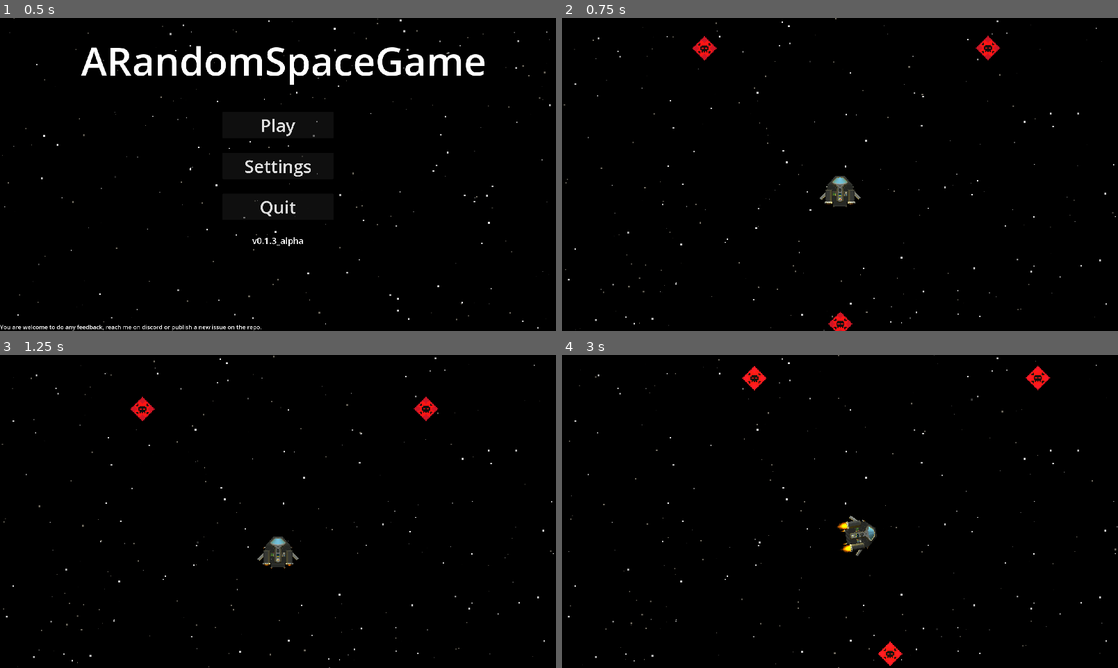
Above: before the commit, frames 1-4 (two rows, left to right).
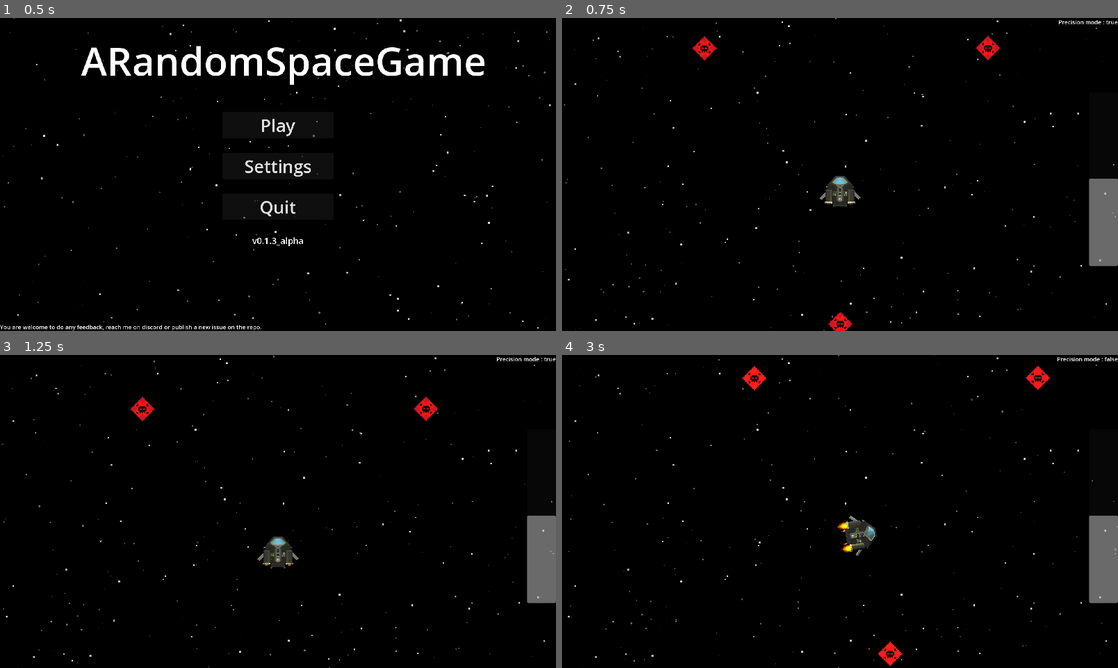
Above: after the commit, the same moments.

Repository: creusator/A_Random_Space_Game
Game: Godot game, scene res://UI/Menus/MainMenu/MainMenu.tscn
Two runs of this game, one before a commit and one after it. Both use one fixed random seed, a clock stepped at 60 frames per second and the inputs below.
Inputs (mouse positions are in pixels of both pictures, inside the frame that each line leads up to):
- Up to frame 1 (0.5 s): no input
- Up to frame 2 (0.75 s): click "Play" at 0.5 s
- Up to frame 3 (1.25 s): no input
- Up to frame 4 (3 s): move the mouse to (962, 495) at 1.27 s; hold D (rotate_right) 1.28-2.03 s; hold Right mouse button (aim_to_target_hold) 1.28-2.03 s; move the mouse to (728, 527) at 2.02 s; hold S (thrust_down) 2.03-2.78 s; right-click (728, 527) at 2.1 s; move the mouse to (895, 442) at 2.77 s; hold D (rotate_right) from 2.78 s (still down); hold Right mouse button (aim_to_target_hold) from 2.78 s (still down); tap P (enable_precision_mode_toggle) at 2.85 s

Frame 1 is identical in both runs. In frame 2, 1.5% of the frame differs, in the area x 89-100%, y 0-80%; in frame 3, 1.5%; in frame 4, 1.6%.

Commit message:
Player UI - Throttle and precision mode
- Added throttle indicator
- Added precision mode indicator

Diff:
--- a/Components/InputComponent2D.gd
+++ b/Components/InputComponent2D.gd
@@ -6,7 +6,7 @@
 var rotation_direction: float
 var throttle: float = 0.0
 var throttle_speed: float = 0.5
-var throttle_deadzone: float = 0.1
+var throttle_deadzone: float = 0.05
 var precision_mode: bool = true
 var aim_to_target:bool = false
 var _toggle_state: bool = true
@@ -50,3 +50,6 @@
 
 func reset_throttle():
 	throttle = 0.0
+
+func get_throttle_state() -> float:
+	return throttle
--- a/Components/MotionComponent2D.gd
+++ b/Components/MotionComponent2D.gd
@@ -44,14 +44,14 @@
 	var velocity_error = target_velocity - velocity
 	var thrust_force = Vector2.ZERO
 
-	if velocity_error.length() > 0.1:
+	if velocity_error.length() > 0.05:
 		thrust_force = velocity_error.normalized() * main_thrust_power
 
 	var force_total = thrust_force * PIXEL_PER_METER
 	var acceleration = force_total / mass
 	var applied_velocity = velocity + acceleration * delta
 
-	if velocity_error.length() < 3.5 and thrust_input.length() < 0.1:
+	if velocity_error.length() < 3.5 and thrust_input.length() < 0.05:
 		applied_velocity = Vector2.ZERO
 	elif applied_velocity.length() > max_local_speed:
 		applied_velocity = applied_velocity.normalized() * max_local_speed
@@ -62,14 +62,14 @@
 	var thrust_force: Vector2 = calculate_thrust(thrust_vector)
 	var dampening_force: Vector2 = Vector2.ZERO
 
-	if thrust_vector.length() < 0.1 and inertial_dampener_efficiency >= 0.0:
+	if thrust_vector.length() < 0.05 and inertial_dampener_efficiency >= 0.0:
 		dampening_force = calculate_dampening(velocity)
 
 	var force_total: Vector2 = (thrust_force + dampening_force) * PIXEL_PER_METER
 	var acceleration: Vector2 = force_total / mass
 	var applied_velocity: Vector2 = velocity + acceleration * delta
 
-	if thrust_vector.length() < 0.1 and applied_velocity.length() < 3.5:
+	if thrust_vector.length() < 0.05 and applied_velocity.length() < 3.5:
 		applied_velocity = Vector2.ZERO
 	elif applied_velocity.length() > max_local_speed:
 		applied_velocity = applied_velocity.normalized() * max_local_speed
@@ -82,7 +82,7 @@
 	return Vector2.ZERO
 
 func calculate_dampening(velocity: Vector2) -> Vector2:
-	if inertial_dampener_efficiency <= 0.0 or velocity.length() < 0.1:
+	if inertial_dampener_efficiency <= 0.0 or velocity.length() < 0.05:
 		return Vector2.ZERO
 	var dampening_force = -velocity.normalized() * main_thrust_power * inertial_dampener_efficiency
 	return dampening_force
@@ -124,7 +124,7 @@
 	var torque = 0.0
 	if abs(angle_to_target) <= stopping_distance:
 		torque = -sign(angular_velocity_rad) * side_thrust_power
-	elif sign(angular_velocity_rad) != target_direction and abs(angular_velocity_rad) > 0.1:
+	elif sign(angular_velocity_rad) != target_direction and abs(angular_velocity_rad) > 0.05:
 		torque = -sign(angular_velocity_rad) * side_thrust_power
 	else:
 		torque = target_direction * side_thrust_power
@@ -133,7 +133,7 @@
 	angular_velocity_rad += angular_acceleration * delta
 	angular_velocity_rad = clamp(angular_velocity_rad, -max_rotation_speed, max_rotation_speed)
 
-	if abs(angle_to_target) < 0.05 and abs(angular_velocity_rad) < 0.1:
+	if abs(angle_to_target) < 0.05 and abs(angular_velocity_rad) < 0.05:
 		angular_velocity_rad = 0.0
 	rotation += angular_velocity_rad * delta
 	return rotation
--- a/Entities/Ships/Template/Ship.gd
+++ b/Entities/Ships/Template/Ship.gd
@@ -18,6 +18,7 @@
 @onready var structural_components: StructuralComponentManager = $StructuralComponentManager
 @onready var internal_components: InternalComponentManager = $InternalComponentManager
 @onready var motion_component_2d: MotionComponent2D = $MotionComponent2D
+@onready var input_component_2d: InputComponent2D = $InputComponent2D
 
 func _ready() -> void:
 	update_ship_data()
@@ -64,6 +65,12 @@
 func get_power_state() -> bool:
 	return is_powered
 
+func get_throttle_state() -> float:
+	return input_component_2d.get_throttle_state()
+
+func get_precision_state() -> bool:
+	return input_component_2d.precision_mode
+
 func _on_chassis_destroyed() -> void:
 	self.queue_free()
 
--- a/Game.tscn
+++ b/Game.tscn
@@ -1,10 +1,11 @@
-[gd_scene load_steps=6 format=3 uid="uid://bl2wfrt4wupur"]
+[gd_scene load_steps=7 format=3 uid="uid://bl2wfrt4wupur"]
 
 [ext_resource type="PackedScene" uid="uid://do78wutwh6no7" path="res://Backgrounds/Space/BackgroundSpace.tscn" id="1_sb48q"]
 [ext_resource type="PackedScene" uid="uid://d0lyfduv8cm45" path="res://Entities/Ships/NorikerMKI/NorikerMKI.tscn" id="1_u44n3"]
 [ext_resource type="Script" uid="uid://dq3r12sc157up" path="res://UI/Camera/Camera.gd" id="4_sb48q"]
 [ext_resource type="PackedScene" uid="uid://bq1j8bbq5k0n1" path="res://Entities/zDevObjects/Killbox.tscn" id="4_t88pq"]
 [ext_resource type="PackedScene" uid="uid://bs4dsk2ecagfa" path="res://UI/Menus/PauseMenu/PauseMenu.tscn" id="5_t88pq"]
+[ext_resource type="PackedScene" uid="uid://ddxmqkgb5ttm8" path="res://UI/HUD/hud_ship.tscn" id="6_r0x5m"]
 
 [node name="Main" type="Node2D"]
 
@@ -47,4 +48,7 @@
 [node name="UI" type="CanvasLayer" parent="."]
 layer = 50
 
+[node name="HUD_Ship" parent="UI" node_paths=PackedStringArray("ship") instance=ExtResource("6_r0x5m")]
+ship = NodePath("../../NorikerMKI")
+
 [node name="PauseMenu" parent="UI" instance=ExtResource("5_t88pq")]
--- /dev/null
+++ b/UI/HUD/ThrottleUI.gd
@@ -0,0 +1,4 @@
+extends ProgressBar
+
+func update(ship_throttle_value:float) -> void:
+	set_value_no_signal(ship_throttle_value * 100)
--- /dev/null
+++ b/UI/HUD/hud_ship.gd
@@ -0,0 +1,16 @@
+extends Control
+
+@export var ship:Ship
+@onready var throttle: ProgressBar = $VBoxContainer/Throttle
+@onready var precision_mode: Label = $VBoxContainer/PrecisionMode
+
+var ship_throttle_value:float = 0.0
+
+func _ready() -> void:
+	ship_throttle_value = 0
+
+
+func _process(_delta: float) -> void:
+	ship_throttle_value = ship.get_throttle_state()
+	throttle.update(ship_throttle_value)
+	precision_mode.text = ("Precision mode : " + str(ship.get_precision_state()))
--- /dev/null
+++ b/UI/HUD/hud_ship.tscn
@@ -0,0 +1,38 @@
+[gd_scene load_steps=3 format=3 uid="uid://ddxmqkgb5ttm8"]
+
+[ext_resource type="Script" uid="uid://c3kkgr8wgfw2w" path="res://UI/HUD/hud_ship.gd" id="1_6bjsg"]
+[ext_resource type="Script" uid="uid://ba3dwio5dpory" path="res://UI/HUD/ThrottleUI.gd" id="2_qsowj"]
+
+[node name="HUD_Ship" type="Control"]
+layout_mode = 3
+anchors_preset = 15
+anchor_right = 1.0
+anchor_bottom = 1.0
+grow_horizontal = 2
+grow_vertical = 2
+script = ExtResource("1_6bjsg")
+
+[node name="VBoxContainer" type="VBoxContainer" parent="."]
+layout_mode = 1
+anchors_preset = 11
+anchor_left = 1.0
+anchor_right = 1.0
+anchor_bottom = 1.0
+offset_left = -194.0
+grow_horizontal = 0
+grow_vertical = 2
+
+[node name="PrecisionMode" type="Label" parent="VBoxContainer"]
+layout_mode = 2
+theme_override_font_sizes/font_size = 20
+text = "Precision mode : true"
+
+[node name="Throttle" type="ProgressBar" parent="VBoxContainer"]
+custom_minimum_size = Vector2(100, 600)
+layout_mode = 2
+size_flags_horizontal = 8
+size_flags_vertical = 6
+min_value = -100.0
+fill_mode = 3
+show_percentage = false
+script = ExtResource("2_qsowj")
Not shown, added: UI/HUD/ThrottleUI.gd.uid
Not shown, added: UI/HUD/hud_ship.gd.uid
Not shown: 2 places in UI/Menus/PauseMenu/PauseMenu.tscn that only renumber resources
